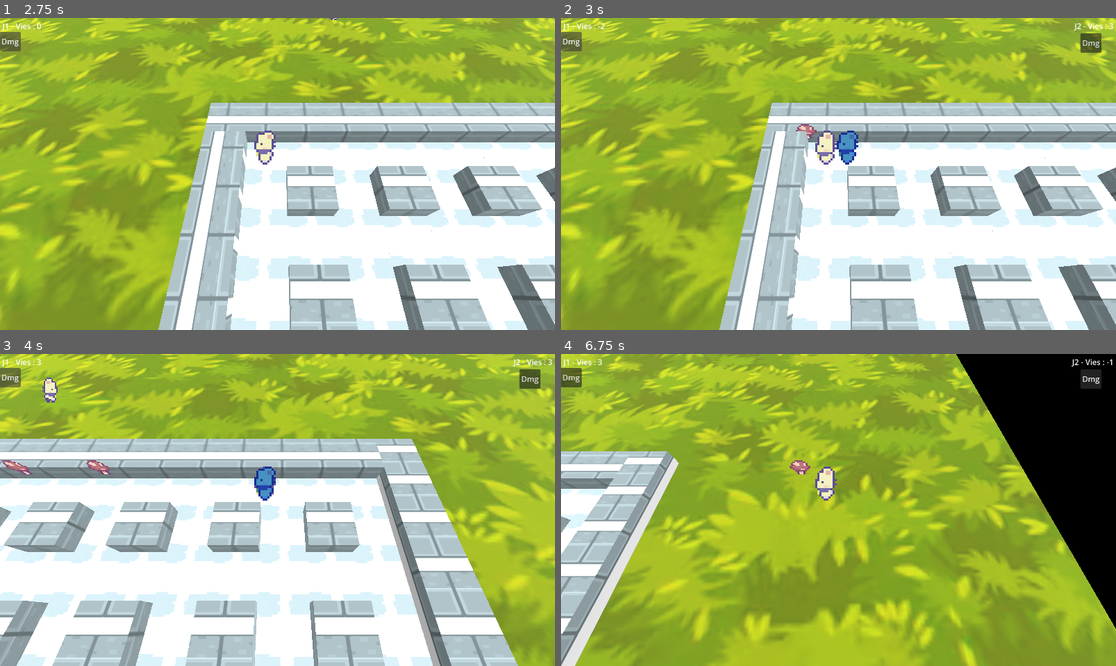
Above: before the commit, frames 1-4 (two rows, left to right).
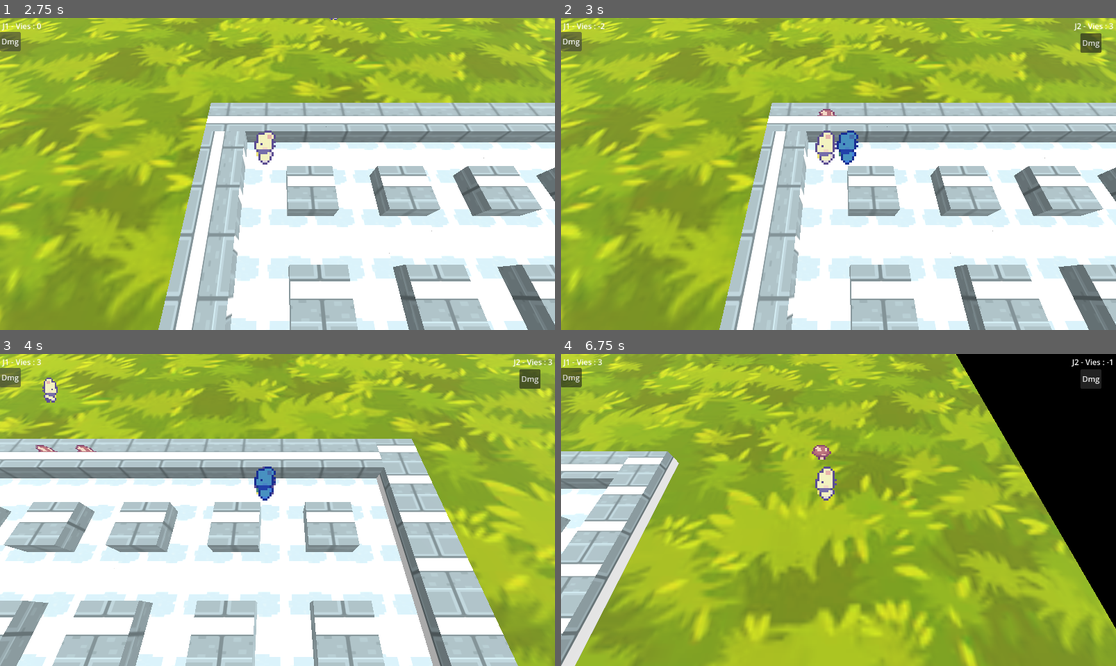
Above: after the commit, the same moments.

Repository: Tortue-afk/TD2_Multimedia
Game: Godot game, scene res://bomberman.tscn
Two runs of this game, one before a commit and one after it. Both use one fixed random seed, a clock stepped at 60 frames per second and the inputs below.
Inputs:
- Up to frame 1 (2.75 s): click "Dmg" at 0.5 s; click "Dmg" at 1.25 s; click "Dmg" at 2 s
- Up to frame 2 (3 s): tap Enter (p2_join) at 2.75 s; tap Space at 2.85 s
- Up to frame 3 (4 s): tap Space at 3.02, 3.32, 3.77, 3.8 s; tap Enter (p2_join) at 3.6 s
- Up to frame 4 (6.75 s): tap Space at 4.07, 6.6 s; click "Dmg" at 4.25 s; click "Dmg" at 5 s; click "Dmg" at 5.75 s

Frame 1 is identical in both runs. In frame 2, 0.1% of the frame differs, in the area x 42-50%, y 29-39%; in frame 3, 0.3%, in the area x 0-20%, y 29-39%; in frame 4, 0.2%.

Commit message:
les bombes se place au millieux des cases mais ne detruisent et se place toujours au dessus du joueur

Diff:
--- a/Bombe/Bombe.tscn
+++ b/Bombe/Bombe.tscn
@@ -5,6 +5,7 @@
 
 [node name="Bombe" type="Node3D" unique_id=219107326]
 script = ExtResource("1")
+taille_case = 1.0
 
 [node name="Timer" type="Timer" parent="." unique_id=81145767]
 wait_time = 2.0
--- a/Bombe/bombe.gd
+++ b/Bombe/bombe.gd
@@ -18,7 +18,27 @@
 
 signal bombe_explosee(position_globale: Vector3)
 
+static func case_contient_mur(pos: Vector3, monde: World3D, taille: float) -> bool:
+	var space_state := monde.direct_space_state
+	var params := PhysicsShapeQueryParameters3D.new()
+	var forme := BoxShape3D.new()
+	forme.size = Vector3(taille * 0.9, 100.0, taille * 0.9)
+	params.shape = forme
+	params.transform = Transform3D(Basis(), pos)
+	params.collide_with_bodies = true
+	params.collide_with_areas = true
+
+	var resultats := space_state.intersect_shape(params, 8)
+	for res in resultats:
+		var corps = res["collider"]
+		if corps.is_in_group(GROUPE_MUR_INDESTRUCTIBLE) or corps.is_in_group(GROUPE_MUR_DESTRUCTIBLE):
+			return true
+	return false
+
 func _ready() -> void:
+	if texture_bombe:
+		_appliquer_texture(texture_bombe)
+
 	timer.wait_time = delai_explosion
 	timer.one_shot = true
 	timer.timeout.connect(_on_timeout)
@@ -49,12 +69,12 @@
 			var resultat := _analyser_case(pos_case)
 
 			if resultat == "indestructible":
-				break # US08 : la case n'est pas ajoutée, propagation stoppée
+				break
 
 			cases_touchees.append(pos_case)
 
 			if resultat == "destructible":
-				break # US09 : mur détruit, mais l'explosion ne va pas plus loin
+				break
 
 	for pos in cases_touchees:
 		_declencher_effet_case(pos)
@@ -66,7 +86,7 @@
 	var space_state := get_world_3d().direct_space_state
 	var params := PhysicsShapeQueryParameters3D.new()
 	var forme := BoxShape3D.new()
-	forme.size = Vector3(taille_case * 0.9, 2.0, taille_case * 0.9)
+	forme.size = Vector3(taille_case * 0.9, 100.0, taille_case * 0.9)
 	params.shape = forme
 	params.transform = Transform3D(Basis(), pos)
 	params.collide_with_areas = true
--- a/Joueur/joueur.gd
+++ b/Joueur/joueur.gd
@@ -105,10 +105,23 @@
 
 func poser_bombe() -> void:
 	var bombe: Bombe = BombeScene.instantiate()
-	get_tree().current_scene.add_child(bombe)
+	var taille_case := bombe.taille_case
 
-	var taille_case := bombe.taille_case
 	var case_x = (floor(global_position.x / taille_case) + 0.5) * taille_case
 	var case_z = (floor(global_position.z / taille_case) + 0.5) * taille_case
-	print("joueur=", global_position, " case_x=", case_x, " case_z=", case_z, " taille_case=", taille_case)
-	bombe.global_position = Vector3(case_x, global_position.y, case_z)
+
+	var avant := -global_transform.basis.z
+	var direction: Vector3
+	if abs(avant.x) > abs(avant.z):
+		direction = Vector3(sign(avant.x), 0, 0)
+	else:
+		direction = Vector3(0, 0, sign(avant.z))
+
+	var pos_devant := Vector3(case_x, global_position.y, case_z) + direction * taille_case
+
+	if Bombe.case_contient_mur(pos_devant, get_world_3d(), taille_case):
+		bombe.queue_free()
+		return
+
+	get_tree().current_scene.add_child(bombe)
+	bombe.global_position = pos_devant
--- a/Map/mur_destructible.tscn
+++ b/Map/mur_destructible.tscn
@@ -15,7 +15,7 @@
 [node name="MeshMurDestructible" type="MeshInstance3D" unique_id=1765692000]
 mesh = SubResource("BoxMesh_3uo7q")
 
-[node name="MurDestructible" type="StaticBody3D" parent="." unique_id=646659064]
+[node name="MurDestructible" type="StaticBody3D" parent="." unique_id=646659064 groups=["mur_destructible"]]
 script = ExtResource("1_e18dr")
 
 [node name="CollisionShape3D" type="CollisionShape3D" parent="MurDestructible" unique_id=1976248427]
--- a/Map/mur_indestructible.tscn
+++ b/Map/mur_indestructible.tscn
@@ -10,11 +10,11 @@
 
 [sub_resource type="BoxShape3D" id="BoxShape3D_x8p52"]
 
-[node name="MeshMurIndestructible" type="MeshInstance3D" unique_id=1765692000 groups=["indestructible"]]
+[node name="MeshMurIndestructible" type="MeshInstance3D" unique_id=1765692000]
 mesh = SubResource("BoxMesh_3uo7q")
 surface_material_override/0 = SubResource("StandardMaterial3D_0xo4g")
 
-[node name="MurIndestructible" type="StaticBody3D" parent="." unique_id=646659064]
+[node name="MurIndestructible" type="StaticBody3D" parent="." unique_id=646659064 groups=["indestructible"]]
 
 [node name="CollisionShape3D" type="CollisionShape3D" parent="MurIndestructible" unique_id=1976248427]
 shape = SubResource("BoxShape3D_x8p52")
--- a/bomberman.gd
+++ b/bomberman.gd
@@ -58,7 +58,6 @@
 		return
 
 	if not joueur2_actif:
-		# Solo : toujours une défaite
 		partie_terminee = true
 		Resultat.vies_j1 = joueur.vies
 		Resultat.multijoueur = false
@@ -66,7 +65,6 @@
 		get_tree().change_scene_to_file("res://game_over.tscn")
 		return
 
-	# Multijoueur : il y a forcément un résultat
 	var j1_vivant : bool = joueur.vies > 0
 	var j2_vivant : bool = joueur2.vies > 0
 
@@ -76,7 +74,7 @@
 		_terminer_partie("J2")
 	elif not j1_vivant and not j2_vivant:
 		_terminer_partie("Egalite")
-	# si les deux sont encore vivants, ce signal venait d'un joueur qui a encore des vies : rien à faire
+
 
 func _terminer_partie(vainqueur: String) -> void:
 	partie_terminee = true
--- a/project.godot
+++ b/project.godot
@@ -12,7 +12,7 @@
 
 config/name="Bomberman"
 run/main_scene="uid://p2apn36slili"
-config/features=PackedStringArray("4.7", "GL Compatibility")
+config/features=PackedStringArray("4.6", "GL Compatibility")
 config/icon="res://icon.svg"
 
 [autoload]
